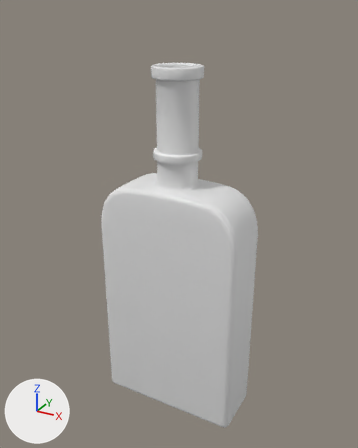
What one commit did to the FBX model Assets/Meshes/Bottles/SM_Plat_Bottle.fbx.
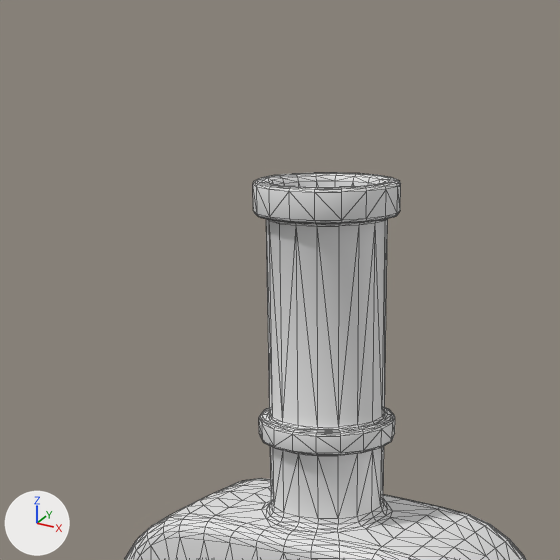
Old and new are each drawn whole from a 50 mm lens placed at (4.05, -7.33, 7.56), pointed at (-0.02, 0.08, 3.86) and again close up on the part from 17% to 73% of the width and 0% to 45% of the height. The axes (+X, +Y, +Z) are drawn at lower left. The lights are the same throughout. The close-ups show mesh edges as thin lines. Where no turn or scale is listed for an object, it has been applied to the vertices.

In view in the first close-up: 'Plat_Bottle_low'.
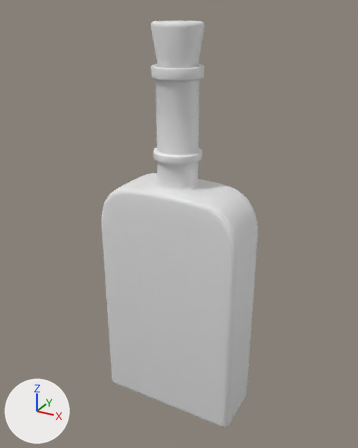
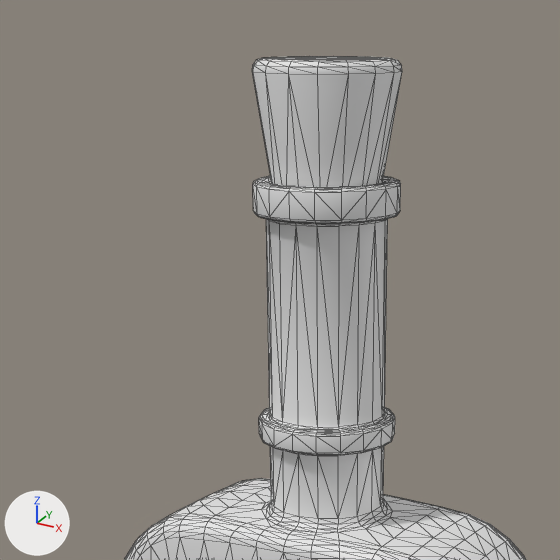
Boxes (x1, y1, x2, y2) around the edits, measured in the close-ups (560 x 560 px):
'Plat_Cork_low', added: after (252, 56, 402, 187)

The change, as a list of edits to the scene's bpy script:
```text
Add me_cylindre_010:
    me_cylindre_010.from_pydata(...)  # 105 vertices, 192 faces; spans x -0.427..0.427, y -0.427..0.427, z 0.0..0.827
    me_cylindre_010.materials.append(mat_m_botle)  # its picture is missing
Add ob_plat_cork_low:
    ob_plat_cork_low = bpy.data.objects.new('Plat_Cork_low', me_cylindre_010)
    ob_plat_cork_low.location = (0.0, 0.0, 6.518)
```
